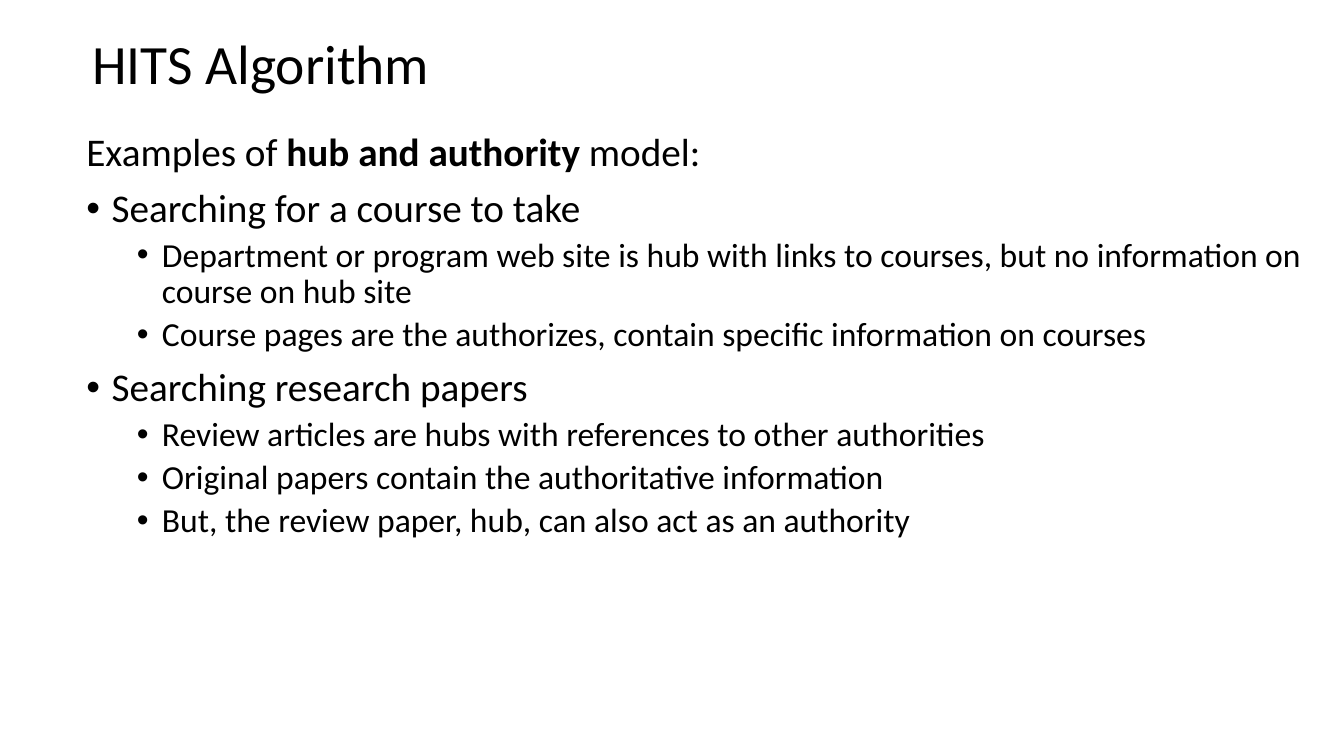
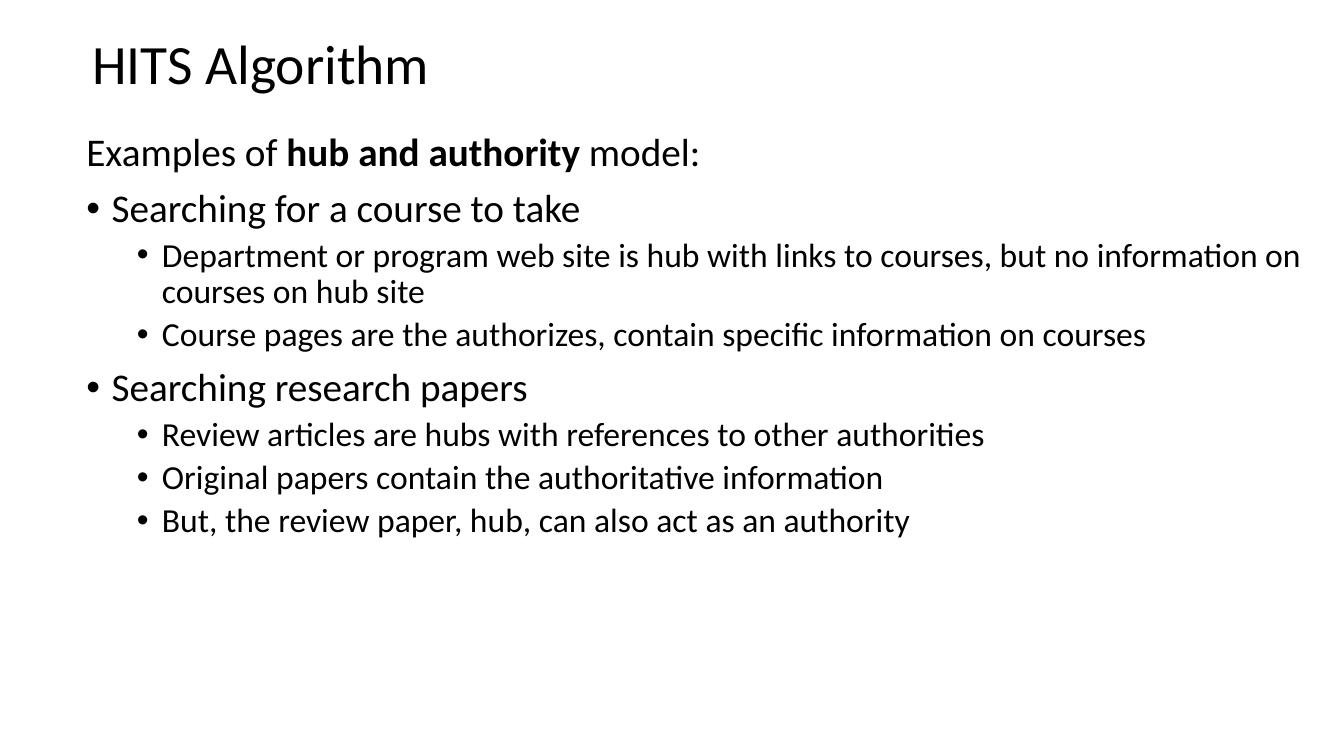
Before and after one commit to StephenElston/CSCI-E-108, a slide deck: slide 52 of slides/5_WebSearching.pptx. Drawn at 1344x756 pixels with LibreOffice and Linux fonts; fonts in the diff are those of the drawing. Boxes give left, top, right and bottom in pixels: in the first picture for what was removed or moved away, otherwise in the second. Text is boxed around its words. In the diff, an @@ line names an element or a change of style, - is before the commit and + after.

```diff
--- a/slides/5_WebSearching.pptx
+++ b/slides/5_WebSearching.pptx
@@ text at <box>162,243,1300,304</box>: text changed @@
-  • Department or program web site is hub with links to courses, but no information on course on hub site
+  • Department or program web site is hub with links to courses, but no information on courses on hub site
```
Also in this commit, not shown: 6 other slides changed, 2 slides added, 2 slides removed.
